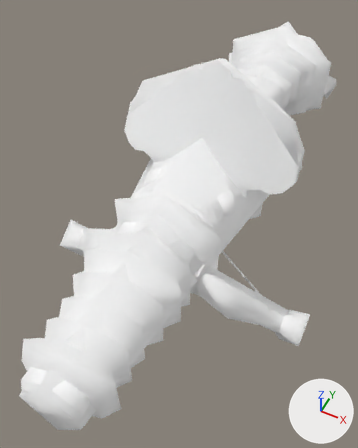
The glTF model docs/models/weapons/w04/021.glb as it was, and as the next commit left it.
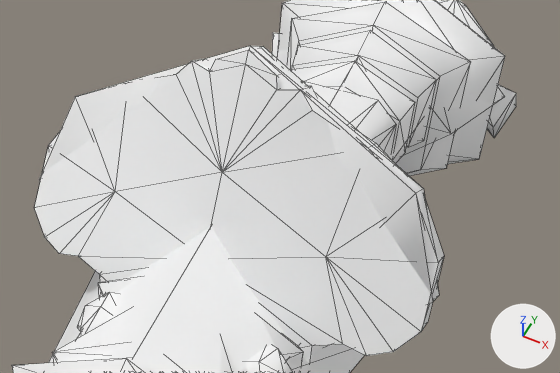
The first picture shows the older version from a camera (50 mm lens) standing at (0.54, -1.56, 1.12) and looking at (-0.04, -0.39, -0.34). The close-ups show the older and then the newer version on the part from 30% to 99% of the width and 8% to 45% of the height of that picture. Only the edits that show in the close-ups are written down. Every picture has the same lights, and +X, +Y and +Z are marked at lower right. The close-ups show mesh edges as thin lines. Vertices at exactly the same position are counted once.

The first close-up shows 'Group[0]', 'Group[100]', 'Group[2]'.
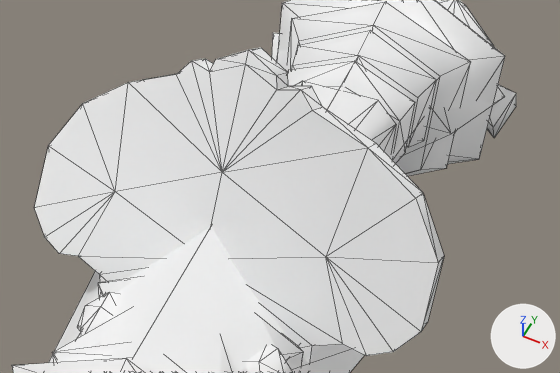
Pixel boxes [x1, y1, x2, y2] of what changed, in the close-ups (560 x 373 px):
'Group[2]', reshaped: before [34, 46, 444, 363]; after [34, 48, 444, 363]
part 1 of me_group_2, deleted: before [39, 46, 439, 346]

What changed in the scene script:
```text
Change me_group_2:
    used by ob_group_2; location = (0.0, 0.0, 0.0)
    remove me_group_2.from_pydata(...)  # 95 vertices, 152 faces; spans x -0.343..0.343, y -0.315..-0.131, z -0.368..0.276
    add me_group_2.from_pydata(...)  # 83 vertices, 132 faces; spans x -0.341..0.341, y -0.315..-0.139, z -0.272..0.272
    me_group_2 part 1: the loose piece of 12 vertices spanning x -0.343..0.343, y -0.308..-0.131, z -0.368..0.276 is deleted
    remove me_group_2.materials.append(mat_xfb__m00_hbg021)  # white #ffffff
```
